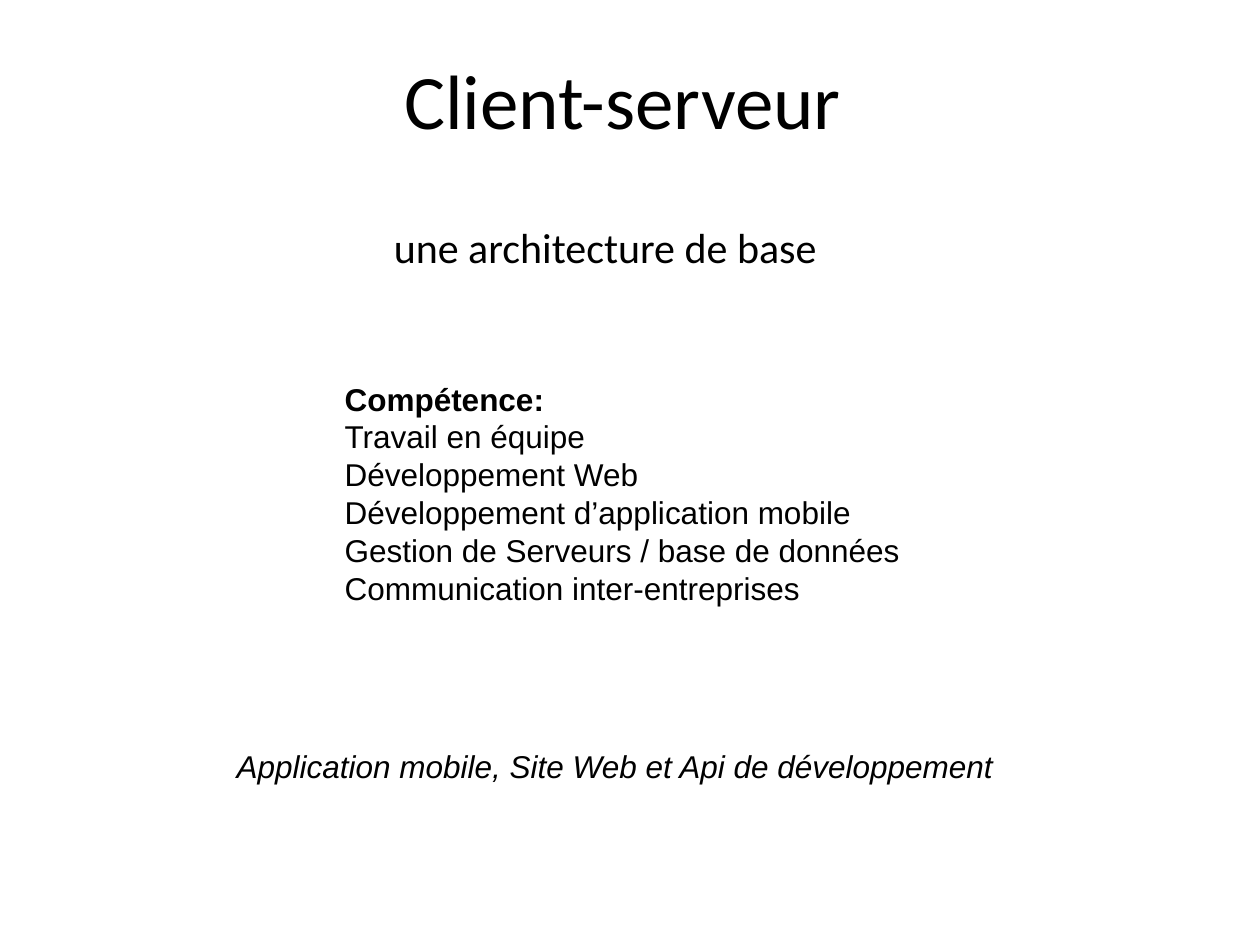
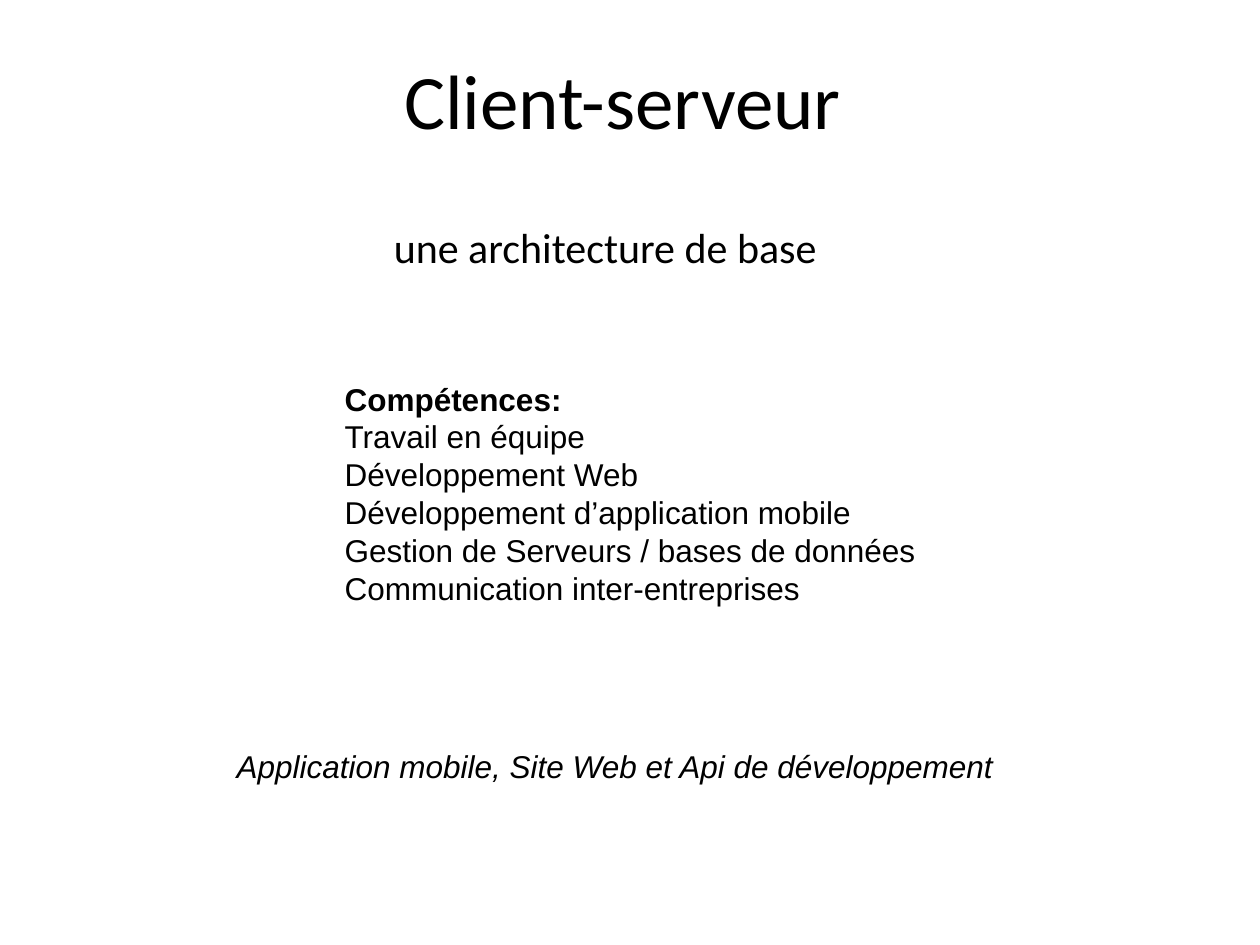
Before and after one commit to gestinronan/Projet-BMA, a slide deck: slide 4 of Documents/ppt-final.ppt. Drawn at 1260x945 pixels with LibreOffice and Linux fonts; fonts in the diff are those of the drawing; background and template pictures are left out. Boxes give left, top, right and bottom in pixels: in the first picture for what was removed or moved away, otherwise in the second. Text is boxed around its words. In the diff, an @@ line names an element or a change of style, - is before the commit and + after.

```diff
--- a/Documents/ppt-final.ppt
+++ b/Documents/ppt-final.ppt
@@ text at [345, 388, 562, 417]: text changed @@
-Compétence:
+Compétences:
@@ text at [345, 538, 915, 563]: text changed @@
-Gestion de Serveurs / base de données
+Gestion de Serveurs / bases de données
```
Also in this commit, not shown: 4 other slides changed.
